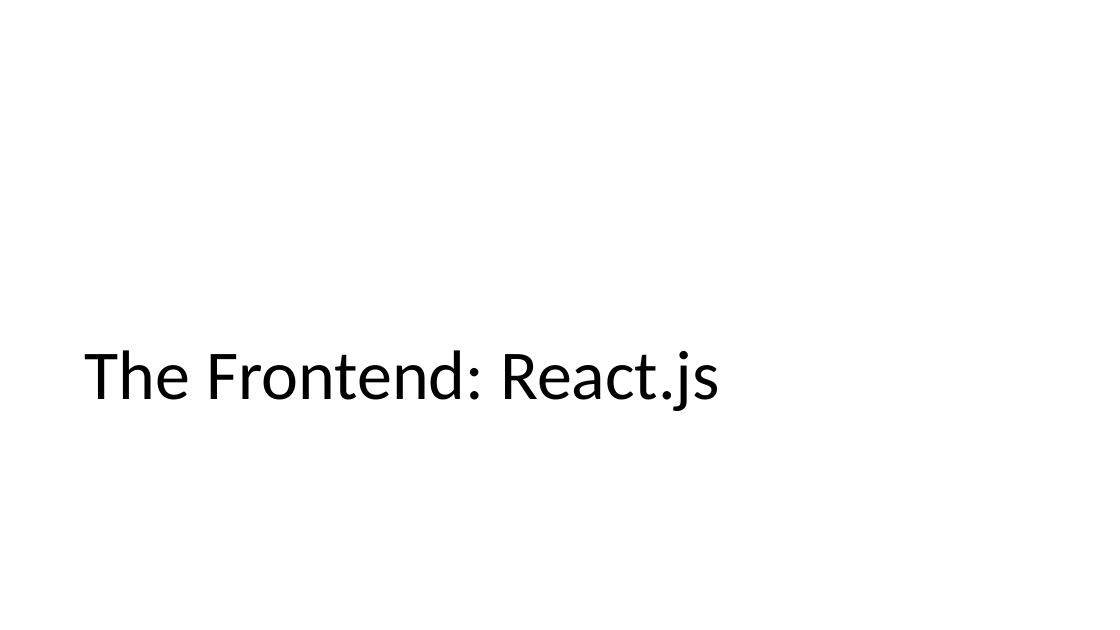
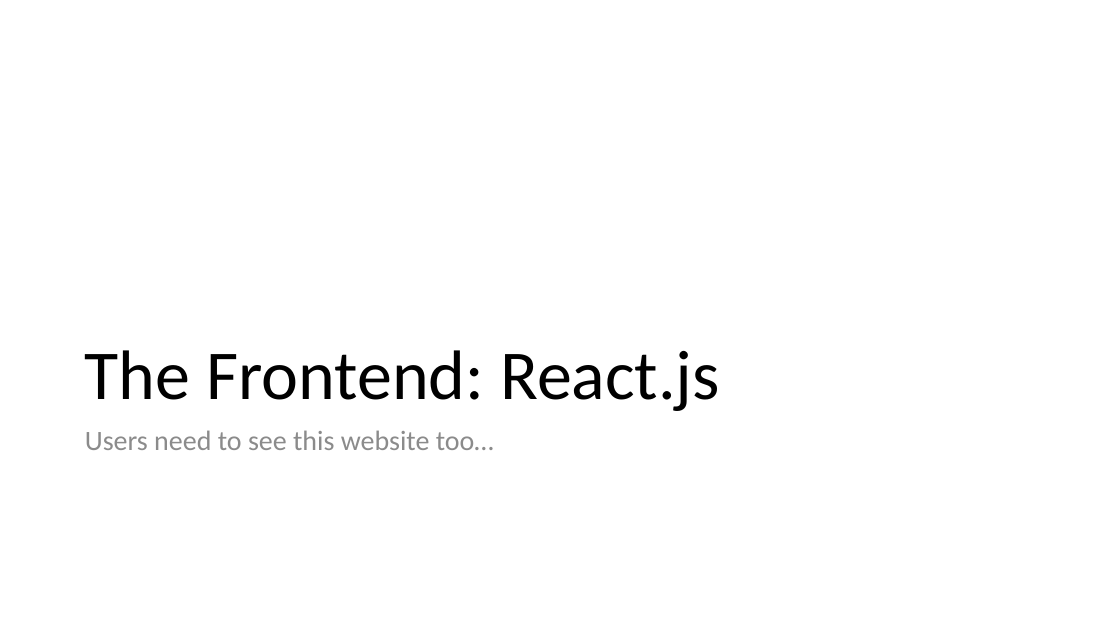
Before and after one commit to aibolit/SixOneFourEight, a slide deck: slide 19 of Presentation.pptx. Drawn at 1120x630 pixels with LibreOffice and Linux fonts; fonts in the diff are those of the drawing. Boxes give left, top, right and bottom in pixels: in the first picture for what was removed or moved away, otherwise in the second. Text is boxed around its words. In the diff, an @@ line names an element or a change of style, - is before the commit and + after.

```diff
--- a/Presentation.pptx
+++ b/Presentation.pptx
@@ text added at [85, 430, 494, 450], 24 pt, text #8C8C8C @@
+Users need to see this website too…
```
Also in this commit, not shown: 3 other slides changed.
